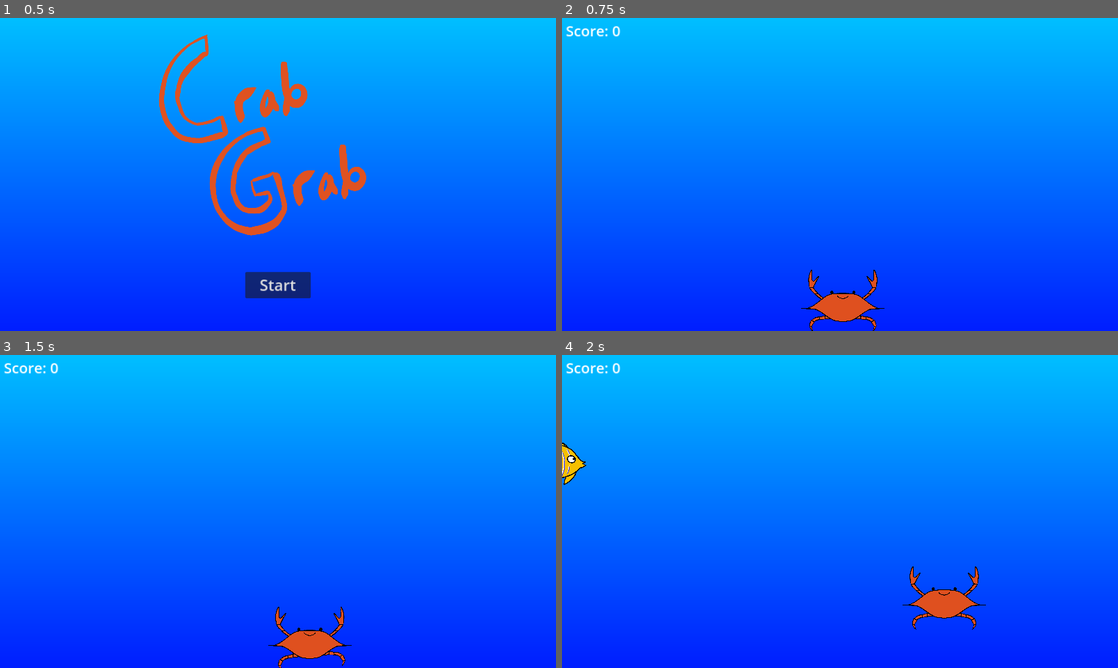
Above: before the commit, frames 1-4 (two rows, left to right).
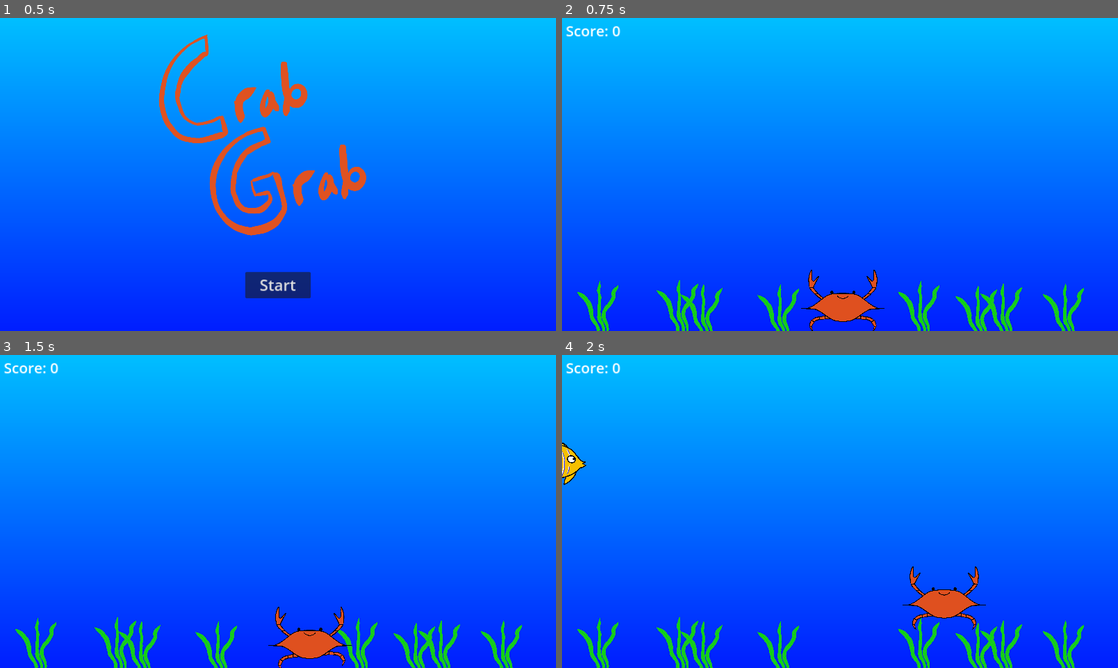
Above: after the commit, the same moments.

Repository: tkindy/crab-grab
Game: Godot game, scene res://scenes/main_menu.tscn
Same seed, same stepped clock (60 frames per second), same inputs: the game is played once before the commit and once after it.
Inputs:
- Up to frame 1 (0.5 s): no input
- Up to frame 2 (0.75 s): click "Start" at 0.5 s
- Up to frame 3 (1.5 s): tap Enter at 1.25 s; hold D (move_right) from 1.28 s (still down)
- Up to frame 4 (2 s): keep holding D (move_right); tap Space (jump) at 1.52 s

Frame 1 is identical in both runs. In frame 2, 2.3% of the frame differs, in the area x 2-94%, y 83-100%; in frame 3, 2.3%; in frame 4, 2.3%.

Commit message:
Add grass scatter

Diff:
--- a/scenes/game.tscn
+++ b/scenes/game.tscn
@@ -1,8 +1,9 @@
-[gd_scene load_steps=9 format=3 uid="uid://cgiurci8latx4"]
+[gd_scene load_steps=10 format=3 uid="uid://cgiurci8latx4"]
 
 [ext_resource type="PackedScene" uid="uid://d333dqdpbo1ps" path="res://scenes/player.tscn" id="1_8ernn"]
 [ext_resource type="Script" path="res://scenes/game.gd" id="1_wivhb"]
 [ext_resource type="PackedScene" uid="uid://ddbgnqlwq4d2h" path="res://scenes/background.tscn" id="3_cfrm7"]
+[ext_resource type="PackedScene" uid="uid://bwqn74eg11i3t" path="res://scenes/grass.tscn" id="3_x1rla"]
 
 [sub_resource type="Curve2D" id="Curve2D_qps6h"]
 _data = {
@@ -74,6 +75,32 @@
 position = Vector2(1153, 319)
 shape = SubResource("WorldBoundaryShape2D_7tlsf")
 
+[node name="Scatter" type="Node2D" parent="."]
+
+[node name="Grass1" parent="Scatter" instance=ExtResource("3_x1rla")]
+position = Vector2(74, 599)
+
+[node name="Grass2" parent="Scatter" instance=ExtResource("3_x1rla")]
+position = Vector2(239, 596)
+
+[node name="Grass3" parent="Scatter" instance=ExtResource("3_x1rla")]
+position = Vector2(289, 605)
+
+[node name="Grass4" parent="Scatter" instance=ExtResource("3_x1rla")]
+position = Vector2(448, 606)
+
+[node name="Grass5" parent="Scatter" instance=ExtResource("3_x1rla")]
+position = Vector2(858, 608)
+
+[node name="Grass6" parent="Scatter" instance=ExtResource("3_x1rla")]
+position = Vector2(910, 603)
+
+[node name="Grass7" parent="Scatter" instance=ExtResource("3_x1rla")]
+position = Vector2(1039, 604)
+
+[node name="Grass8" parent="Scatter" instance=ExtResource("3_x1rla")]
+position = Vector2(739, 599)
+
 [node name="Score" type="Label" parent="."]
 z_index = 10
 offset_left = 8.0
--- /dev/null
+++ b/scenes/grass.tscn
@@ -0,0 +1,7 @@
+[gd_scene load_steps=2 format=3 uid="uid://bwqn74eg11i3t"]
+
+[ext_resource type="Texture2D" uid="uid://c4gscbtm6dbd6" path="res://assets/Grass.png" id="1_iubj4"]
+
+[node name="Grass" type="Sprite2D"]
+scale = Vector2(0.2, 0.2)
+texture = ExtResource("1_iubj4")
Binary file added: assets/Grass.png
Not shown, added: assets/Grass.png.import
